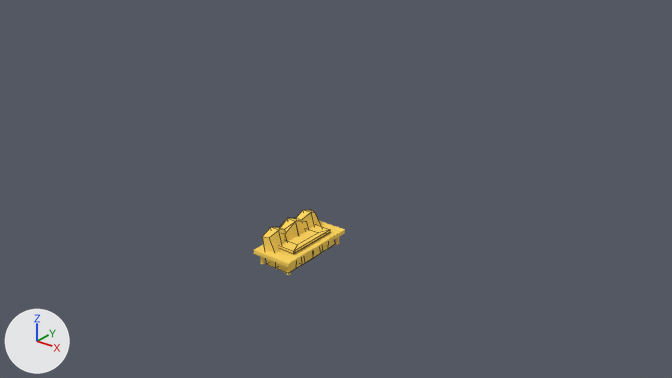
A saved change to the Blender file assets/sofa.blend.
One viewpoint serves both versions: the file's camera 'Camera'. Arrows for +X, +Y and +Z are at lower left; the lights stay in place. Mesh edges are drawn as thin lines on the coarser meshes.

The first picture shows 'chair', 'desk', 'sofa', 'table'.
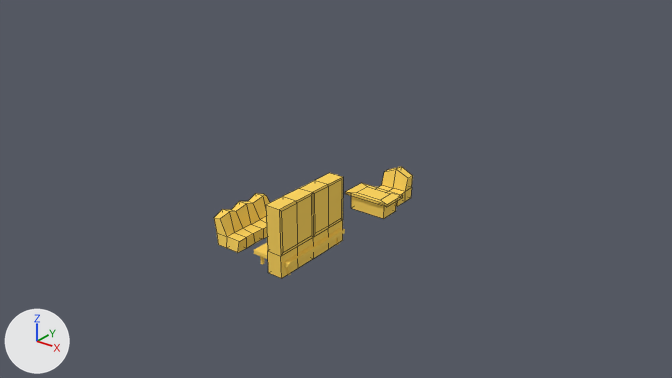
Edits to the scene script, one JSON object a line:
```json
{"op": "add", "block": "me_cube_098", "code": ["me_cube_098 = bpy.data.meshes.new('Cube.098')", "me_cube_098.from_pydata(...)  # 110 vertices, 40 faces; spans x 0.0..0.07, y -0.2..0.2, z 0.0..0.3", "me_cube_098.materials.append(mat_sectors)  # its picture is missing"]}
{"op": "set", "path": "ob_desk.location", "old": "(0.0, 0.0, 0.0)", "new": "(0.0, 0.533, 0.0)"}
{"op": "set", "path": "ob_desk.rotation_euler", "old": "(0.0, 0.0, 0.0)", "new": "(0.0, 0.0, -1.571)", "note": "degrees (0, 0, 0) -> degrees (0, 0, -90)"}
{"op": "set", "path": "ob_chair.location", "old": "(0.0, 0.0, 0.0)", "new": "(0.0, 0.7, 0.0)"}
{"op": "set", "path": "ob_chair.rotation_euler", "old": "(0.0, 0.0, 0.0)", "new": "(0.0, 0.0, -1.571)", "note": "degrees (0, 0, 0) -> degrees (0, 0, -90)"}
{"op": "set", "path": "ob_sofa.location", "old": "(0.0, 0.0, 0.0)", "new": "(-0.277, 0.0, 0.0)"}
{"op": "add", "block": "ob_bookshelf", "code": ["ob_bookshelf = bpy.data.objects.new('bookshelf', me_cube_098)", "ob_bookshelf.location = (0.0, 0.0, 0.0)"]}
```

Changed parts and their boxes [x1, y1, x2, y2] in the pictures (672 x 378 px):
```json
{"object": "bookshelf", "change": "added", "after": [266, 173, 343, 278], "on screen": "yellow"}
{"object": "sofa", "change": "moved", "before": [262, 210, 335, 273], "after": [214, 193, 270, 253]}
{"object": "desk", "change": "moved, turned", "before": [280, 225, 330, 254], "after": [345, 183, 403, 219]}
{"object": "chair", "change": "moved, turned", "before": [284, 221, 323, 265], "after": [378, 167, 413, 206]}
```
